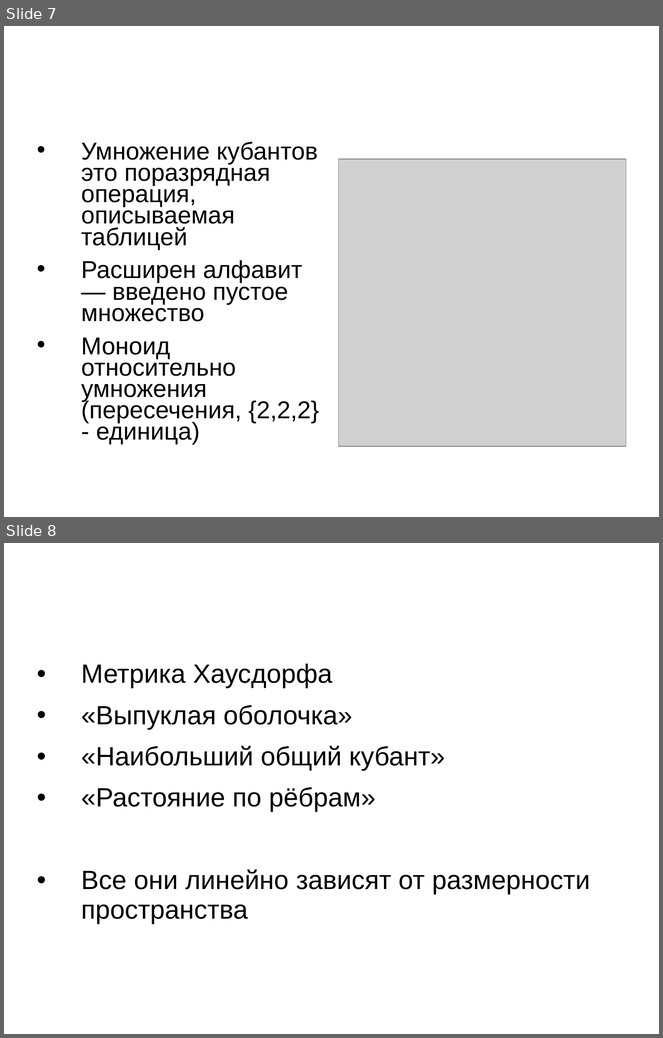
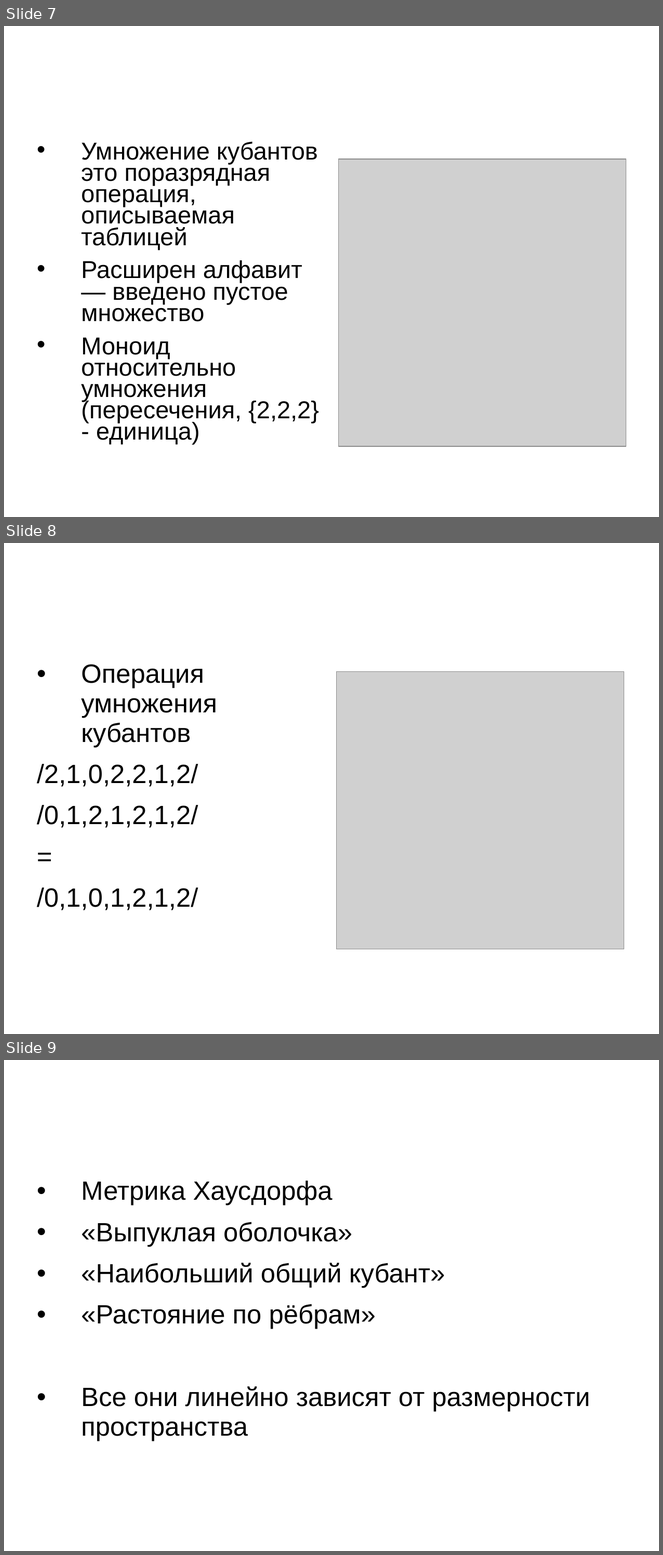
Before and after one commit to itroot/university-tasks, a slide deck: diploma/presentation.ppt. Shown one above the other, each under a label of ours: slides 7 and 8 before the commit, slides 7, 8 and 9 after it. The pictures are 663x1038 and 663x1555 pixels, drawn with LibreOffice and Linux fonts; fonts in the diff are those of the drawing; grey boxes stand for pictures; background and template pictures are left out. Boxes give left, top, right and bottom in pixels: in the first picture for what was removed or moved away, otherwise in the second. Text is boxed around its words. In the diff, an @@ line names an element or a change of style, - is before the commit and + after.

```diff
--- a/diploma/presentation.ppt
+++ b/diploma/presentation.ppt
@@ slide 8 added at (4, 543, 659, 1034), background picture (left out) @@
@@ title added at (34, 543, 623, 625), 44 pt, text #FFFFFF, bold @@
+Умножение кубантов
@@ text added at (37, 664, 217, 911), 32 pt, text #000000 @@
+• Операция умножения кубантов
+/2,1,0,2,2,1,2/
+/0,1,2,1,2,1,2/
+=
+/0,1,0,1,2,1,2/
@@ picture added at (337, 671, 625, 949) @@
@@ what was slide 8 is now slide 9 @@
```
Also in this commit, not shown: 3 other files.
